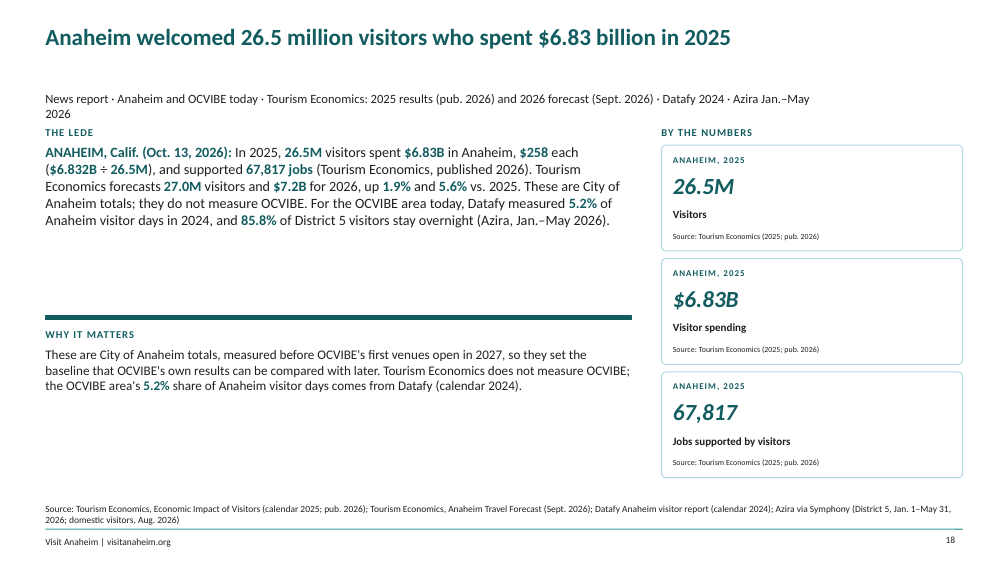
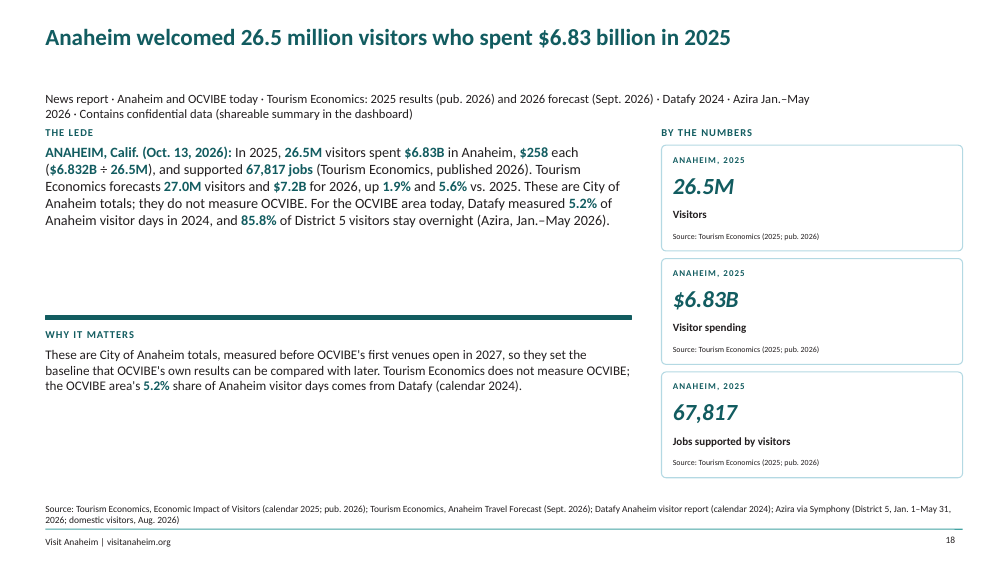
Before and after one commit to bi-visitanaheim/oc-vibe-insights, a slide deck: slide 18 of pipeline/OC_Vibe_Insights.pptx. Drawn at 1008x567 pixels with LibreOffice and Linux fonts; fonts in the diff are those of the drawing; background and template pictures are left out. Boxes give left, top, right and bottom in pixels: in the first picture for what was removed or moved away, otherwise in the second. Text is boxed around its words. In the diff, an @@ line names an element or a change of style, - is before the commit and + after.

```diff
--- a/pipeline/OC_Vibe_Insights.pptx
+++ b/pipeline/OC_Vibe_Insights.pptx
@@ text at (x1=45, y1=94, x2=809, y2=120): text changed @@
-News report · Anaheim and OCVIBE today · Tourism Economics: 2025 results (pub. 2026) and 2026 forecast (Sept. 2026) · Datafy 2024 · Azira Jan.–May 2026
+News report · Anaheim and OCVIBE today · Tourism Economics: 2025 results (pub. 2026) and 2026 forecast (Sept. 2026) · Datafy 2024 · Azira Jan.–May 2026 · Contains confidential data (shareable summary in the dashboard)
```
Also in this commit, not shown: 19 other slides changed, 2 slides added, 24 other files.
